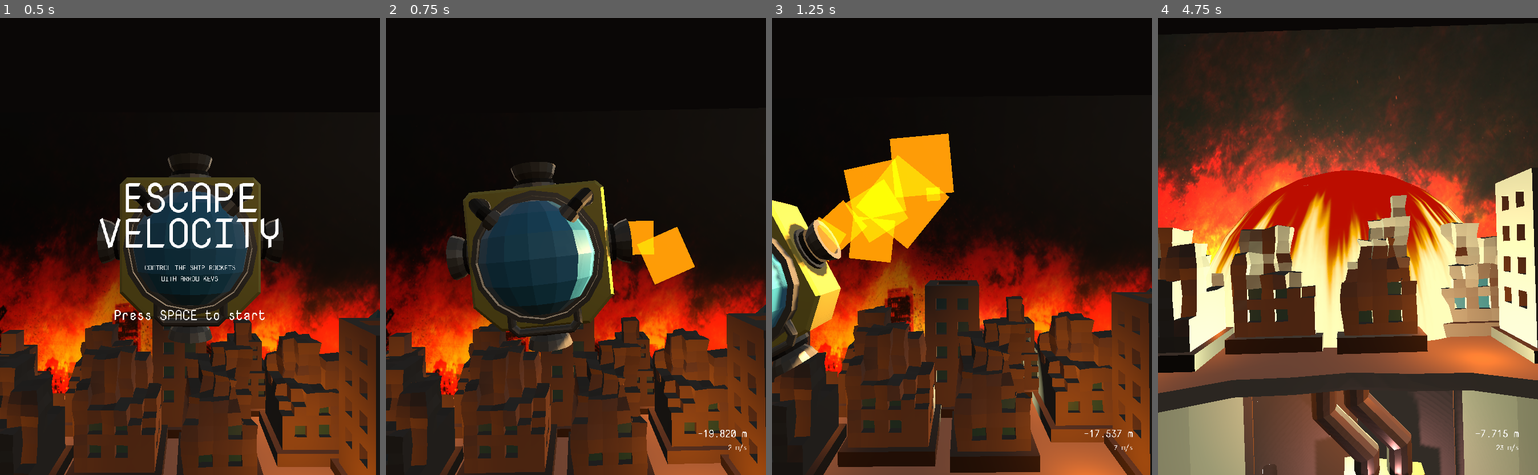
Above: before the commit, frames 1-4 (left to right).
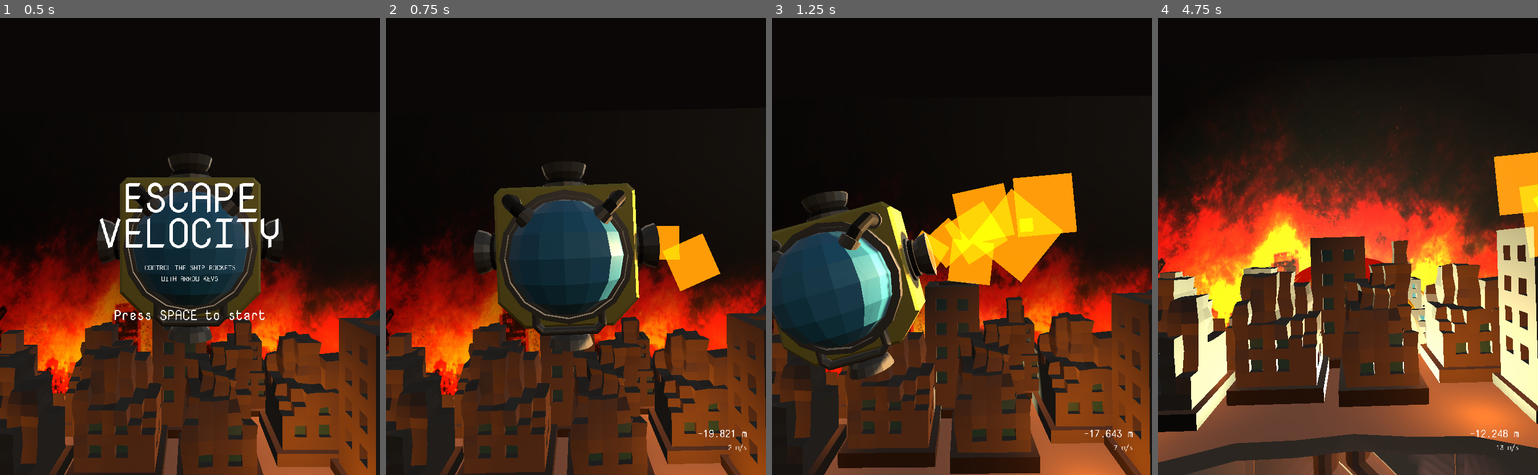
Above: after the commit, the same moments.

Repository: marksteve/SudoXE
Game: Godot game, scene res://Main.tscn
The game is run twice, just before and just after one commit, with the same random seed, the same clock (stepped at 60 frames per second) and the same inputs.
Inputs:
- Up to frame 1 (0.5 s): no input
- Up to frame 2 (0.75 s): tap Space at 0.5 s; hold Right (ui_right) from 0.53 s (still down); hold Enter (ui_accept) from 0.53 s (still down)
- Up to frame 3 (1.25 s): keep holding Right (ui_right); keep holding Enter (ui_accept)
- Up to frame 4 (4.75 s): release Right (ui_right) at 1.28 s; release Enter (ui_accept) at 1.28 s; hold Down (ui_down) 1.28-2.03 s; tap Enter (ui_accept) at 1.35, 1.52, 1.82, 2.85, 3.02, 3.32, 4.35, 4.52 s; hold Right (ui_right) 2.03-2.78 s; hold Enter (ui_accept) 2.03-2.78 s; hold Up (ui_up) 2.78-3.53 s; tap Space at 3.5 s; hold Enter (ui_accept) 3.53-4.28 s; hold Left (ui_left) from 3.53 s (still down)

Frame 1 is identical in both runs. In frame 2, 11% of the frame differs, in the area x 0-94%, y 31-100%; in frame 3, 24%; in frame 4, 81%, in the area x 0-100%, y 1-100%.

Commit message:
Remove special boost

Diff:
--- a/Ship.gd
+++ b/Ship.gd
@@ -18,25 +18,23 @@
 	if is_destroyed:
 		return
 
-	var boost_multiplier = 10.0 if Input.is_action_pressed("ui_accept") else 1.0
-
 	if Input.is_action_pressed("ui_up"):
 		apply_impulse(
 			apply_rotation(top_rocket.translation),
-			apply_rotation(Vector3(0, -BOOST * boost_multiplier, 0)))
+			apply_rotation(Vector3(0, -BOOST, 0)))
 	elif Input.is_action_pressed("ui_down"):
 		apply_impulse(
 			apply_rotation(bottom_rocket.translation),
-			apply_rotation(Vector3(0, BOOST * boost_multiplier, 0)))
+			apply_rotation(Vector3(0, BOOST, 0)))
 
 	if Input.is_action_pressed("ui_right"):
 		apply_impulse(
 			apply_rotation(right_rocket.translation),
-			apply_rotation(Vector3(-BOOST * boost_multiplier, 0, 0)))
+			apply_rotation(Vector3(-BOOST, 0, 0)))
 	elif Input.is_action_pressed("ui_left"):
 		apply_impulse(
 			apply_rotation(left_rocket.translation),
-			apply_rotation(Vector3(BOOST * boost_multiplier, 0, 0)))
+			apply_rotation(Vector3(BOOST, 0, 0)))
 
 	top_rocket.firing = Input.is_action_pressed("ui_up")
 	bottom_rocket.firing = Input.is_action_pressed("ui_down")
Not shown, changed: models/.DS_Store
